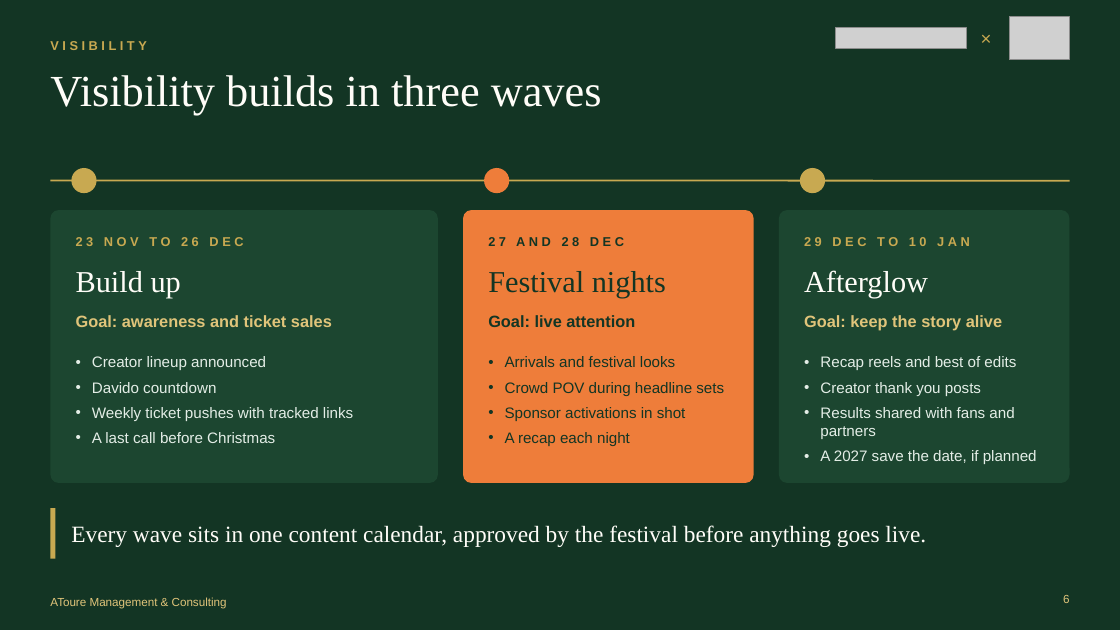
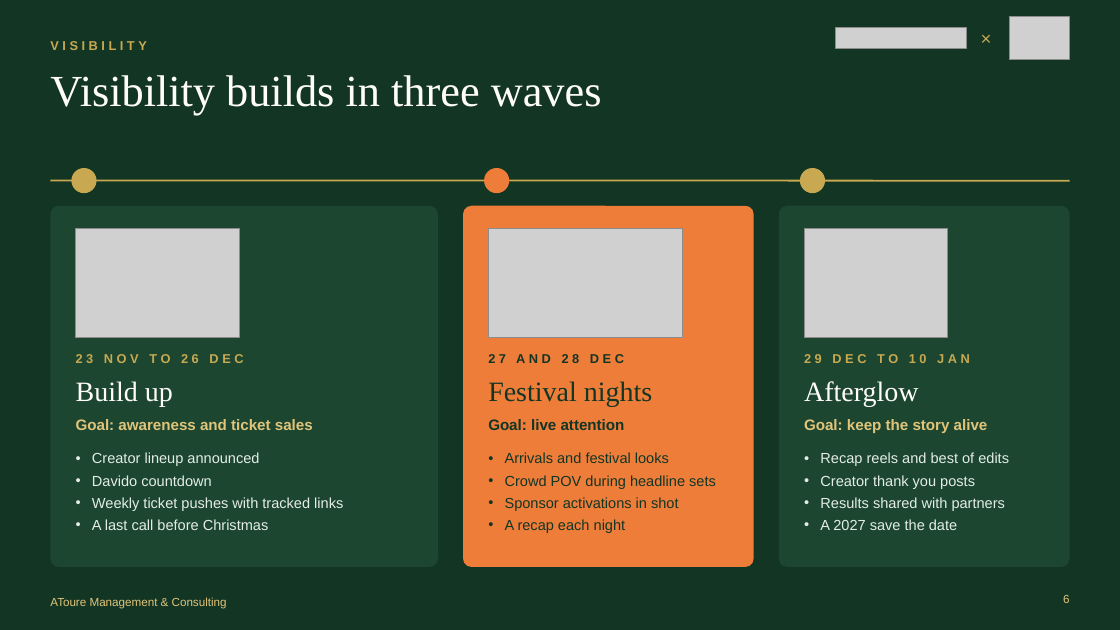
Before and after one commit to atoureconsulting/Mother-Africa, a slide deck: slide 6 of proposition-deck/AToure Mother Africa Festival Proposal.pptx. Drawn at 1120x630 pixels with LibreOffice and Linux fonts; fonts in the diff are those of the drawing; grey boxes stand for pictures; background and template pictures are left out. Boxes give left, top, right and bottom in pixels: in the first picture for what was removed or moved away, otherwise in the second. Text is boxed around its words. In the diff, an @@ line names an element or a change of style, - is before the commit and + after.

```diff
--- a/proposition-deck/AToure Mother Africa Festival Proposal.pptx
+++ b/proposition-deck/AToure Mother Africa Festival Proposal.pptx
@@ rounded rectangle resized from (x1=50, y1=210, x2=438, y2=483) to (x1=50, y1=206, x2=438, y2=567) @@
@@ rounded rectangle resized from (x1=463, y1=210, x2=754, y2=483) to (x1=463, y1=206, x2=754, y2=567) @@
@@ proportions changed in 3 elements at (x1=50, y1=206, x2=438, y2=567), (x1=463, y1=206, x2=754, y2=567), (x1=779, y1=206, x2=1070, y2=567) @@
@@ rounded rectangle resized from (x1=779, y1=210, x2=1070, y2=483) to (x1=779, y1=206, x2=1070, y2=567) @@
@@ picture added at (x1=76, y1=229, x2=239, y2=338) @@
@@ picture added at (x1=488, y1=229, x2=682, y2=338) @@
@@ picture added at (x1=804, y1=229, x2=948, y2=338) @@
@@ 3 texts moved together from (x1=76, y1=237, x2=970, y2=246) to (x1=76, y1=354, x2=970, y2=363) @@
@@ text "Build up" moved from (x1=76, y1=271, x2=181, y2=298) to (x1=76, y1=381, x2=173, y2=407) @@
@@ text "Festival nights" moved from (x1=488, y1=271, x2=666, y2=298) to (x1=488, y1=381, x2=652, y2=407) @@
@@ size 26 to 24 pt in 3 elements at (x1=76, y1=381, x2=173, y2=407), (x1=488, y1=381, x2=652, y2=407), (x1=804, y1=381, x2=919, y2=407) @@
@@ text "Afterglow" moved from (x1=804, y1=270, x2=928, y2=298) to (x1=804, y1=381, x2=919, y2=407) @@
@@ 3 texts moved together from (x1=76, y1=315, x2=1002, y2=330) to (x1=76, y1=419, x2=988, y2=433) @@
@@ size 14 to 13 pt in 3 elements at (x1=76, y1=419, x2=313, y2=430), (x1=804, y1=419, x2=988, y2=433), (x1=488, y1=419, x2=625, y2=430) @@
@@ text "Creator lineup announced" moved from (x1=92, y1=356, x2=353, y2=443) to (x1=92, y1=452, x2=343, y2=530) @@
@@ text "Creator lineup announced" at (x1=92, y1=452, x2=343, y2=530): size 13 to 12.5 pt; less space between paragraphs @@
@@ text "Arrivals and festival looks" at (x1=505, y1=452, x2=716, y2=533): size 13 to 12.5 pt; less space between paragraphs @@
@@ text "Arrivals and festival looks" moved from (x1=505, y1=356, x2=724, y2=446) to (x1=505, y1=452, x2=716, y2=533) @@
@@ text "Recap reels and best of ..." moved from (x1=820, y1=356, x2=1037, y2=464) to (x1=820, y1=452, x2=1009, y2=530) @@
@@ text at (x1=820, y1=452, x2=1009, y2=489): size 13 to 12.5 pt in "Recap reels and best of edits", "Creator thank you posts"; less space between paragraphs @@
@@ rectangle removed at (x1=50, y1=508, x2=55, y2=559) @@
@@ text at (x1=820, y1=497, x2=1005, y2=530): text changed; size 13 to 12.5 pt @@
-• Results shared with fans and partners
-• A 2027 save the date, if planned
+• Results shared with partners
+• A 2027 save the date
@@ text removed at (x1=71, y1=525, x2=926, y2=547) @@
-Every wave sits in one content calendar, approved by the festival before anything goes live.
```
Also in this commit, not shown: 3 other slides changed, 21 other files.
